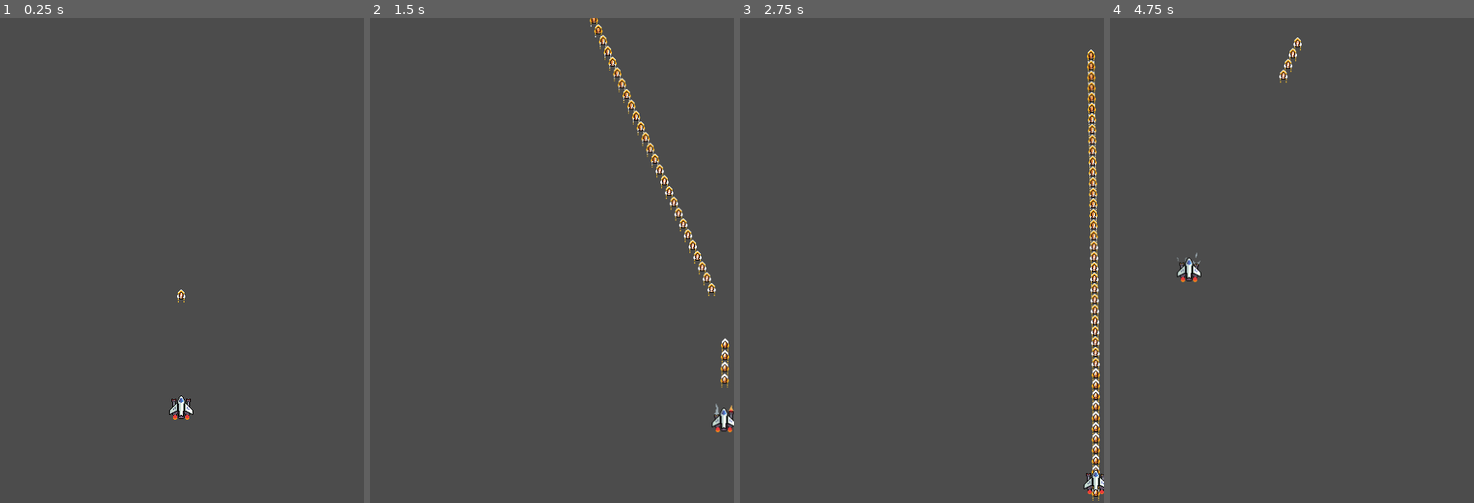
Above: before the commit, frames 1-4 (left to right).
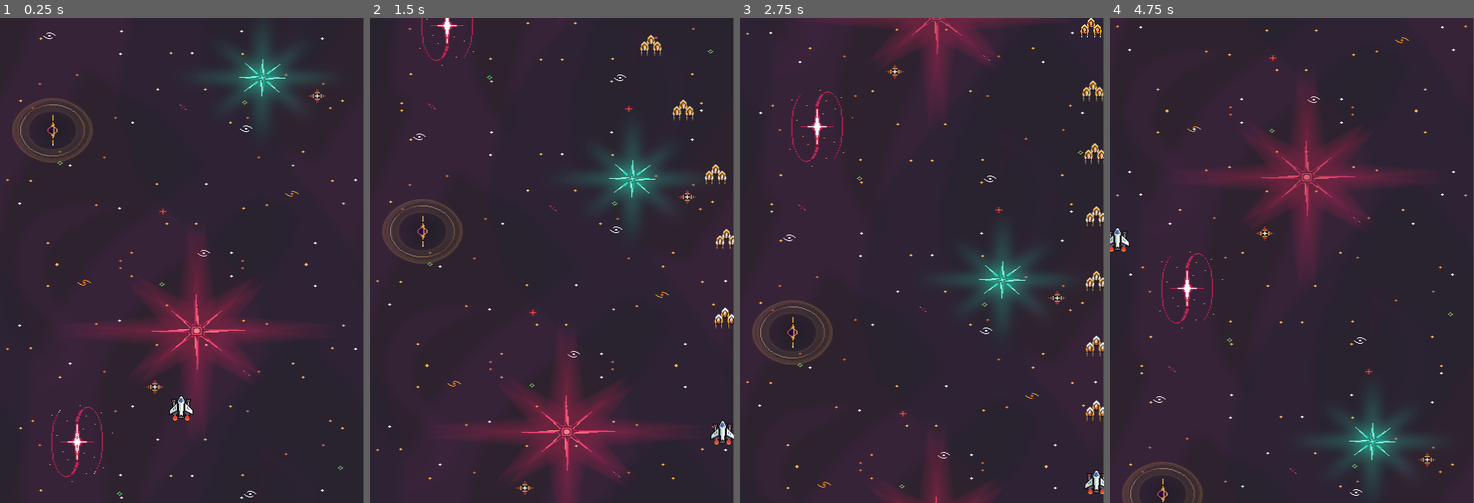
Above: after the commit, the same moments.

Repository: ngophulan456hn/Void-Space-Shooter
Game: Godot game, scene res://Scenes/MainScene.tscn
Same seed, same stepped clock (60 frames per second), same inputs: the game is played once before the commit and once after it.
Inputs:
- Up to frame 1 (0.25 s): no input
- Up to frame 2 (1.5 s): hold Right (ui_right) 0.53-1.28 s; hold S (ui_shoot) 0.53-1.28 s; hold Down (ui_down) from 1.28 s (still down); tap S (ui_shoot) at 1.35 s
- Up to frame 3 (2.75 s): release Down (ui_down) at 2.03 s; hold Right (ui_right) from 2.03 s (still down); hold S (ui_shoot) from 2.03 s (still down)
- Up to frame 4 (4.75 s): release Right (ui_right) at 2.78 s; release S (ui_shoot) at 2.78 s; hold Up (ui_up) 2.78-3.53 s; tap S (ui_shoot) at 2.85, 4.35 s; hold S (ui_shoot) 3.53-4.28 s; hold Left (ui_left) from 3.53 s (still down)

The runs differ from the first frame. In frame 1, 99% of the frame differs, in the area x 0-100%, y 0-100%; in frame 2, 99%; in frame 3, 99%; in frame 4, 99%.

Commit message:
feat: add background and more

Diff:
--- a/Scenes/Bullet.gd
+++ b/Scenes/Bullet.gd
@@ -14,9 +14,9 @@
 
 func _ready():
 	bullet_effect()
+	Inventory.connect("weapon_changed", self, "bullet_effect")
 
 func _physics_process(delta):
-	bullet_effect()
 	match state:
 		MOVE:
 			move_state(delta)
--- a/Scenes/Bullet.tscn
+++ b/Scenes/Bullet.tscn
@@ -158,11 +158,13 @@
 extents = Vector2( 8, 8 )
 
 [node name="Bullet" type="Area2D"]
+collision_layer = 0
+collision_mask = 16
 script = ExtResource( 5 )
 
 [node name="AnimatedSprite" type="AnimatedSprite" parent="."]
 frames = SubResource( 26 )
-animation = "Zapper"
+animation = "BigSpaceGun"
 
 [node name="CollisionShape2D" type="CollisionShape2D" parent="."]
 shape = SubResource( 27 )
--- a/Scenes/MainScene.tscn
+++ b/Scenes/MainScene.tscn
@@ -1,15 +1,14 @@
 [gd_scene load_steps=3 format=2]
 
 [ext_resource path="res://Scenes/Player.tscn" type="PackedScene" id=1]
-[ext_resource path="res://Scenes/Bullet.tscn" type="PackedScene" id=2]
+[ext_resource path="res://Scenes/ParallaxBackground.tscn" type="PackedScene" id=3]
 
 [node name="MainScene" type="Node2D"]
 
+[node name="ParallaxBackground" parent="." instance=ExtResource( 3 )]
+
 [node name="Player" parent="." instance=ExtResource( 1 )]
 position = Vector2( 224, 496 )
-
-[node name="Bullet" parent="." instance=ExtResource( 2 )]
-position = Vector2( 224, 544 )
 
 [node name="SoundEffects" type="AudioStreamPlayer2D" parent="."]
 bus = "SFX"
--- /dev/null
+++ b/Scenes/ParallaxBackground.gd
@@ -0,0 +1,9 @@
+extends ParallaxBackground
+
+const SCROLL_SPEED = 100
+
+func _ready():
+	pass
+
+func _process(delta):
+	scroll_offset.y += SCROLL_SPEED * delta
--- /dev/null
+++ b/Scenes/ParallaxBackground.tscn
@@ -0,0 +1,39 @@
+[gd_scene load_steps=5 format=2]
+
+[ext_resource path="res://Sprites/Void_EnvironmentPack/Backgrounds/Condesed/Starry background  - Layer 01 - Void.png" type="Texture" id=1]
+[ext_resource path="res://Sprites/Void_EnvironmentPack/Backgrounds/Condesed/Starry background  - Layer 03 - Stars.png" type="Texture" id=2]
+[ext_resource path="res://Sprites/Void_EnvironmentPack/Backgrounds/Condesed/Starry background  - Layer 02 - Stars.png" type="Texture" id=3]
+[ext_resource path="res://Scenes/ParallaxBackground.gd" type="Script" id=4]
+
+[node name="ParallaxBackground" type="ParallaxBackground"]
+script = ExtResource( 4 )
+
+[node name="VoidLayer" type="ParallaxLayer" parent="."]
+motion_mirroring = Vector2( 0, 5760 )
+
+[node name="Sprite" type="Sprite" parent="VoidLayer"]
+position = Vector2( 0, 600 )
+rotation = -1.5708
+scale = Vector2( 1, 1.24722 )
+texture = ExtResource( 1 )
+centered = false
+
+[node name="StarLayer" type="ParallaxLayer" parent="."]
+motion_mirroring = Vector2( 0, 5760 )
+
+[node name="Sprite" type="Sprite" parent="StarLayer"]
+position = Vector2( 0, 600 )
+rotation = -1.5708
+scale = Vector2( 1, 1.24722 )
+texture = ExtResource( 3 )
+centered = false
+
+[node name="StarLayer2" type="ParallaxLayer" parent="."]
+motion_mirroring = Vector2( 0, 5760 )
+
+[node name="Sprite" type="Sprite" parent="StarLayer2"]
+position = Vector2( 0, 600 )
+rotation = -1.5708
+scale = Vector2( 1, 1.24722 )
+texture = ExtResource( 2 )
+centered = false
--- a/Scenes/Player.gd
+++ b/Scenes/Player.gd
@@ -10,20 +10,23 @@
 onready var engineEffects := $Bases/Engines/EngineEffects
 onready var shields := $Bases/Shields
 onready var hurtBox := $Hurtbox
-onready var timer := $Timer
+onready var bulletTimer := $BulletTimer
 onready var collisionShape2D := $CollisionShape2D
+onready var firingPosition := $FiringPosition
 
 enum { MOVE, POWERING }
 
 var state = MOVE
 var velocity = Vector2.ZERO
+var shoot_again = true
 var weapon_animation_finished = true
 
 const MAX_HEALTH = 4
-const MAX_SPEED = 350
-const ACCELERATION_TIME = 2
-const ACCELERATION = 1000
+const MAX_SPEED = 400
+const ACCELERATION_TIME = 1.5
+const ACCELERATION = 2000
 const FRICTION = 5000
+const DELAY_SHOT = 0.1
 
 func _ready():
 	base.play("FullHearth")
@@ -39,7 +42,7 @@
 #	_on_weapon_changed()
 	engien_effect()
 
-func  _physics_process(delta):
+func _physics_process(delta):
 	var input = Vector2.ZERO
 	input.x = Input.get_axis("ui_left", "ui_right")
 	input.y = Input.get_axis("ui_up", "ui_down")
@@ -50,7 +53,7 @@
 
 	if Input.is_action_pressed("ui_shoot"):
 		spawn_bullet()
-		_on_weapon_changed()
+#		_on_weapon_changed()
 
 	match state:
 		MOVE:
@@ -117,8 +120,8 @@
 			base.play("VeryDamaged")
 
 func _on_Hurtbox_area_entered(area):
-	print("_on_Hurtbox_area_entered")
-	#Stats.set_health(Stats.get_health() - 1)
+	print("_on_Hurtbox_area_entered", area)
+#	Stats.set_health(Stats.get_health() - 1)
 	hurtBox.start_invincibility(0.6)
 
 func _on_no_health():
@@ -154,12 +157,18 @@
 		weapon_animation_finished = false
 
 func spawn_bullet():
-	var bullet = Bullet.instance()
-	bullet.global_position = self.global_position
-	get_parent().add_child(bullet)
-
+	if shoot_again:
+		bulletTimer.start(DELAY_SHOT)
+		shoot_again = false
+		for child in firingPosition.get_children():
+			var bullet = Bullet.instance()
+			get_parent().add_child(bullet)
+			bullet.global_position = child.global_position
 
 func _on_Weapons_animation_finished():
 	weapon_animation_finished = true
 	weapons.frame = 0
 	weapons.playing = false
+
+func _on_BulletTimer_timeout():
+	shoot_again = true
--- a/Scenes/Player.tscn
+++ b/Scenes/Player.tscn
@@ -854,10 +854,13 @@
 animation = "BaseEngineIdle"
 
 [node name="Shields" type="AnimatedSprite" parent="Bases"]
+visible = false
 frames = SubResource( 142 )
 animation = "Round"
 
 [node name="Hurtbox" parent="." instance=ExtResource( 26 )]
+collision_layer = 4
+collision_mask = 0
 
 [node name="CollisionShape2D" parent="Hurtbox" index="0"]
 shape = SubResource( 143 )
@@ -866,9 +869,21 @@
 position = Vector2( 0, -12 )
 shape = SubResource( 6 )
 
-[node name="Timer" type="Timer" parent="."]
+[node name="BulletTimer" type="Timer" parent="."]
+
+[node name="FiringPosition" type="Node2D" parent="."]
+
+[node name="LeftGun" type="Node2D" parent="FiringPosition"]
+position = Vector2( -8, -32 )
+
+[node name="RightGun" type="Node2D" parent="FiringPosition"]
+position = Vector2( 8, -32 )
+
+[node name="CenterGun" type="Node2D" parent="FiringPosition"]
+position = Vector2( 0, -40 )
 
 [connection signal="animation_finished" from="Bases/Weapons" to="." method="_on_Weapons_animation_finished"]
 [connection signal="area_entered" from="Hurtbox" to="." method="_on_Hurtbox_area_entered"]
+[connection signal="timeout" from="BulletTimer" to="." method="_on_BulletTimer_timeout"]
 
 [editable path="Hurtbox"]
--- a/project.godot
+++ b/project.godot
@@ -54,6 +54,15 @@
  ]
 }
 
+[layer_names]
+
+2d_physics/layer_1="World"
+2d_physics/layer_2="Player"
+2d_physics/layer_3="PlayerHurtBox"
+2d_physics/layer_4="Enemy"
+2d_physics/layer_5="EnemyHurtBox"
+2d_physics/layer_6="Object"
+
 [physics]
 
 common/enable_pause_aware_picking=true
Binary file removed: Sprites/Void_EnvironmentPack/Asteroids/Aseprite/Asteroid 01 - Base.aseprite
Binary file removed: Sprites/Void_EnvironmentPack/Asteroids/Aseprite/Asteroid 01 - Explode.aseprite
Renamed: Sprites/Void_EnvironmentPack/Asteroids/PNGs/Asteroid 01 - Base.png -> Sprites/Void_EnvironmentPack/Asteroids/Asteroid 01 - Base.png
Not shown, changed: Sprites/Void_EnvironmentPack/Asteroids/Asteroid 01 - Base.png.import
Renamed: Sprites/Void_EnvironmentPack/Asteroids/PNGs/Asteroid 01 - Explode.png -> Sprites/Void_EnvironmentPack/Asteroids/Asteroid 01 - Explode.png
Not shown, changed: Sprites/Void_EnvironmentPack/Asteroids/Asteroid 01 - Explode.png.import
Binary file removed: Sprites/Void_EnvironmentPack/Backgrounds/Aseprite/Starry background.aseprite
Renamed: Sprites/Void_EnvironmentPack/Backgrounds/PNGs/Condesed/Starry background - Layer 01 - Void.png -> Sprites/Void_EnvironmentPack/Backgrounds/Condesed/Starry background - Layer 01 - Void.png
Not shown, changed: Sprites/Void_EnvironmentPack/Backgrounds/Condesed/Starry background - Layer 01 - Void.png.import
Renamed: Sprites/Void_EnvironmentPack/Backgrounds/PNGs/Condesed/Starry background - Layer 02 - Stars.png -> Sprites/Void_EnvironmentPack/Backgrounds/Condesed/Starry background - Layer 02 - Stars.png
Not shown, changed: Sprites/Void_EnvironmentPack/Backgrounds/Condesed/Starry background - Layer 02 - Stars.png.import
Renamed: Sprites/Void_EnvironmentPack/Backgrounds/PNGs/Condesed/Starry background - Layer 03 - Stars.png -> Sprites/Void_EnvironmentPack/Backgrounds/Condesed/Starry background - Layer 03 - Stars.png
(and 29 more such lines)
